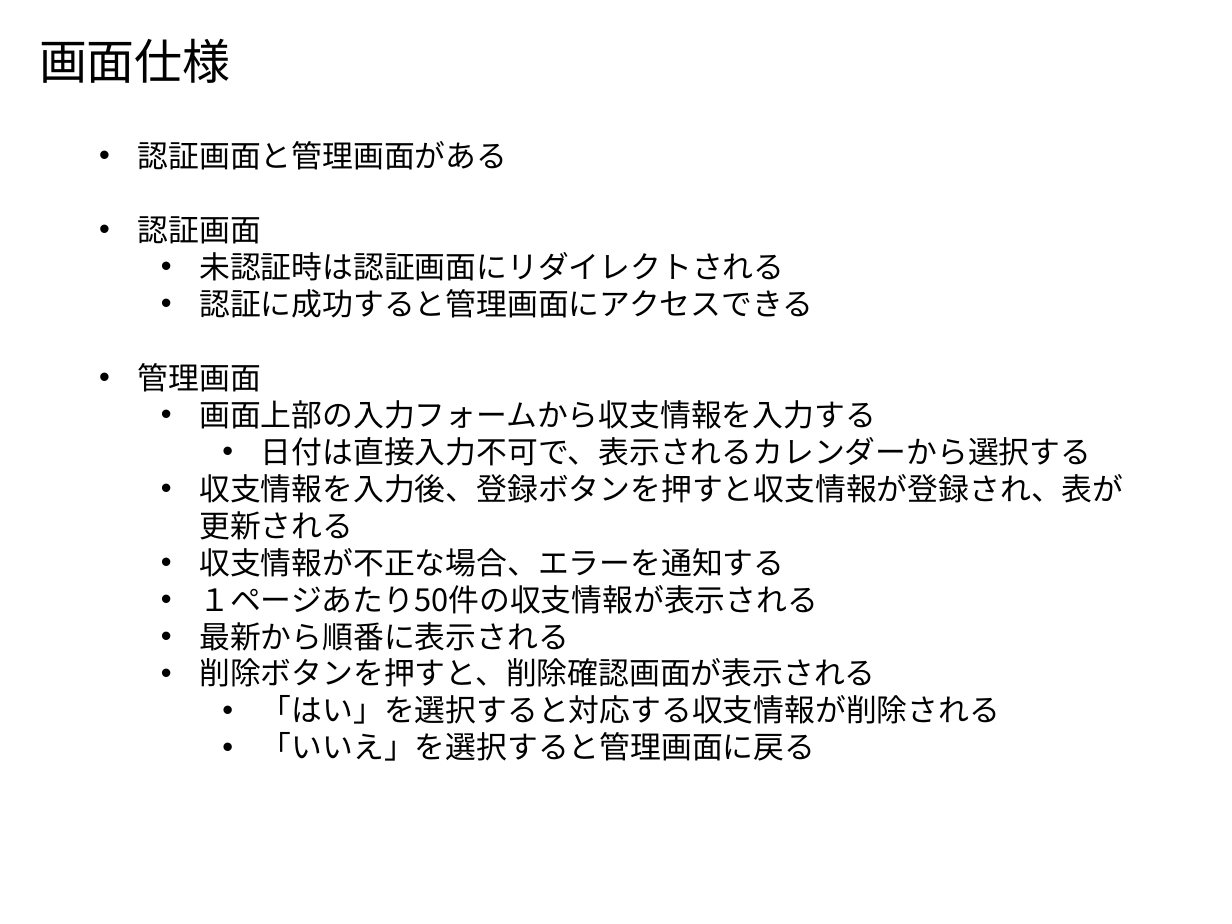
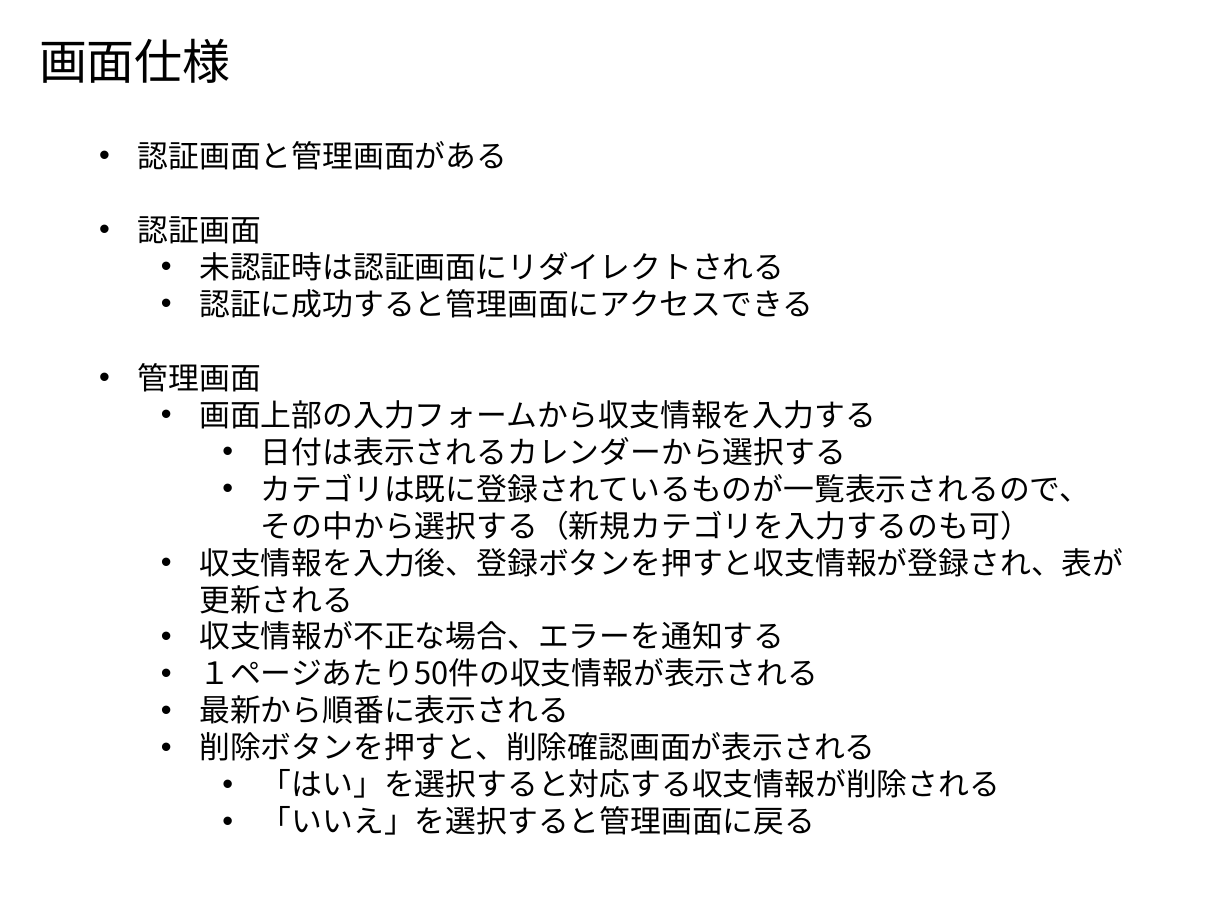
Before and after one commit to Leonis0813/chort, a slide deck: slide 2 of bin/algieba.pptx. Drawn at 1232x924 pixels with LibreOffice and Linux fonts; fonts in the diff are those of the drawing. Boxes give left, top, right and bottom in pixels: in the first picture for what was removed or moved away, otherwise in the second. Text is boxed around its words. In the diff, an @@ line names an element or a change of style, - is before the commit and + after.

```diff
--- a/bin/algieba.pptx
+++ b/bin/algieba.pptx
@@ text at (261,437,1090,540): text changed @@
-    • 日付は直接入力不可で、表示されるカレンダーから選択する
+    • 日付は表示されるカレンダーから選択する
+    • カテゴリは既に登録されているものが一覧表示されるので、
+      その中から選択する（新規カテゴリを入力するのも可）
```
Also in this commit, not shown: 4 other slides changed, 1 slide added, 4 other files.
